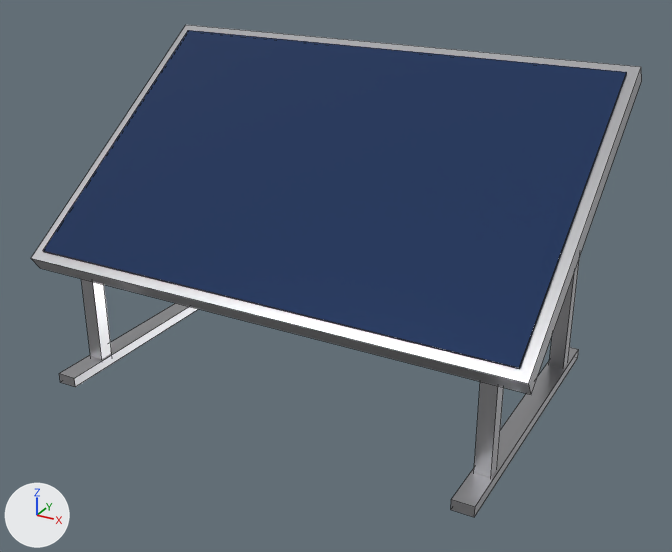
The FBX model Assets/ROOT_AE3/ROOT_AE3_SolarPanel/ROOT_AE3_SolarPanel.fbx as it was, and as the next commit left it.
Camera for both pictures: a camera (50 mm lens) standing at (0.827, -1.459, 0.944) and looking at (0.037, -0.022, 0.226). Lighting does not change. The marker at lower left points along +X, +Y and +Z. The picture after the commit comes second. Mesh edges are drawn as thin lines. Objects named as collision shapes, trigger or cutter boxes, shadow casters or lower levels of detail are left out. Where no turn or scale is listed for an object, it has been applied to the vertices.

Before the edit, the objects in view are built like this:
```python
me_root_ae3_solarpanel = bpy.data.meshes.new('ROOT_AE3_SolarPanel')
me_root_ae3_solarpanel.from_pydata(...)  # 72 vertices, 54 faces; spans x -0.5..0.5, y -0.3..0.3, z -0.42..0.201
# faces by material slot: [42, 6, 6]
me_root_ae3_solarpanel.materials.append(mat_ae3_metal)  # light grey #c4c4c7
me_root_ae3_solarpanel.materials.append(mat_ae3_solarcells)  # dark blue #273f6c
me_root_ae3_solarpanel.materials.append(mat_ae3_plastic_dark)  # dark grey #353638
ob_root_ae3_solarpanel_lod0 = bpy.data.objects.new('ROOT_AE3_SolarPanel_LOD0', me_root_ae3_solarpanel)
ob_root_ae3_solarpanel_lod0.location = (0.0, 0.0, 0.42)
```
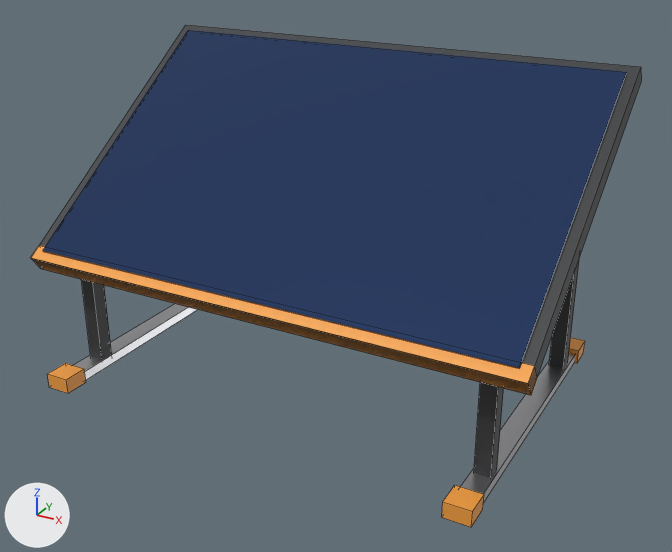
Location of each change, [x1, y1, x2, y2] in pixels of the pictures (672 x 552 px):
'ROOT_AE3_SolarPanel_LOD0', reshaped
    before: [31, 25, 642, 517]
    after: [30, 25, 642, 527]
part 1 of me_root_ae3_solarpanel, added (orange)
    after: [48, 363, 86, 393]
part 2 of me_root_ae3_solarpanel, added (orange)
    after: [442, 485, 484, 527]
part 3 of me_root_ae3_solarpanel, added
    after: [569, 338, 585, 363]
part 4 of me_root_ae3_solarpanel, added
    after: [30, 245, 537, 395]
part 5 of me_root_ae3_solarpanel, recoloured
    both: [32, 25, 642, 478]

What changed in the scene script:
```text
Add mat_ae3_accent:
    mat_ae3_accent = principled_material('AE3_Accent')
    mat_ae3_accent.base_color = (0.9, 0.35, 0.05)  # orange #f3a03f
Change me_root_ae3_solarpanel:
    used by ob_root_ae3_solarpanel_lod0; location = (0.0, 0.0, 0.42)
    verts and faces of me_root_ae3_solarpanel; kept vertices keep their numbers, new ones are numbered from 72
    remove me_root_ae3_solarpanel.from_pydata(...)  # 72 vertices, 54 faces; spans x -0.5..0.5, y -0.3..0.3, z -0.42..0.201
    add me_root_ae3_solarpanel.from_pydata(...)  # 112 vertices, 84 faces; spans x -0.5..0.5, y -0.325..0.325, z -0.42..0.201
    me_root_ae3_solarpanel part 1: a new loose piece, a box spanning x -0.445..-0.395, y -0.325..-0.275, z -0.42..-0.39, in mat_ae3_accent (orange #f3a03f)
    me_root_ae3_solarpanel part 2: a new loose piece, a box spanning x 0.395..0.445, y -0.325..-0.275, z -0.42..-0.39, in mat_ae3_accent (orange #f3a03f)
    me_root_ae3_solarpanel part 3: a new loose piece, a box spanning x 0.395..0.445, y 0.275..0.325, z -0.42..-0.39, in mat_ae3_accent (orange #f3a03f)
    me_root_ae3_solarpanel part 4
    add verts[72] = (-0.5, -0.255, -0.202)  # pixel (40, 268)
    add verts[73] = (-0.5, -0.277, -0.17)  # pixel (30, 257)
    add verts[74] = (-0.5, -0.23, -0.185)
    add verts[75] = (-0.5, -0.253, -0.153)  # pixel (38, 245)
    add for new, old in zip([*range(76, 80)], [*range(72, 76)]): verts[new] = verts[old] + (1.0, 0.0, 0.0)
    add faces += [(72, 73, 75, 74), (74, 75, 79, 78), (76, 78, 79, 77), (72, 76, 77, 73), (72, 74, 78, 76), (73, 77, 79, 75)]  # mat_ae3_accent (orange #f3a03f)
    me_root_ae3_solarpanel part 5: 30 faces spanning x -0.5..0.5, y -0.276..0.276, z -0.42..0.201 switch from mat_ae3_metal (light grey #c4c4c7) to mat_ae3_plastic_dark (dark grey #353638)
    other edits to the shape of me_root_ae3_solarpanel do not show in these pictures
    add me_root_ae3_solarpanel.materials.append(mat_ae3_accent)  # orange #f3a03f
```
